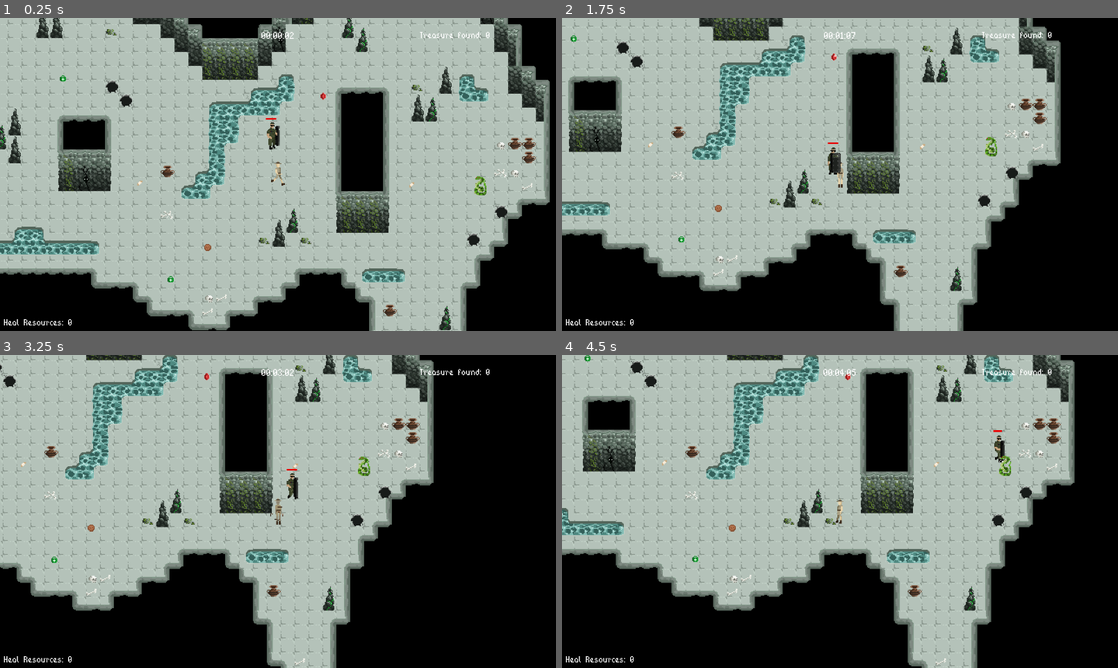
Above: before the commit, frames 1-4 (two rows, left to right).
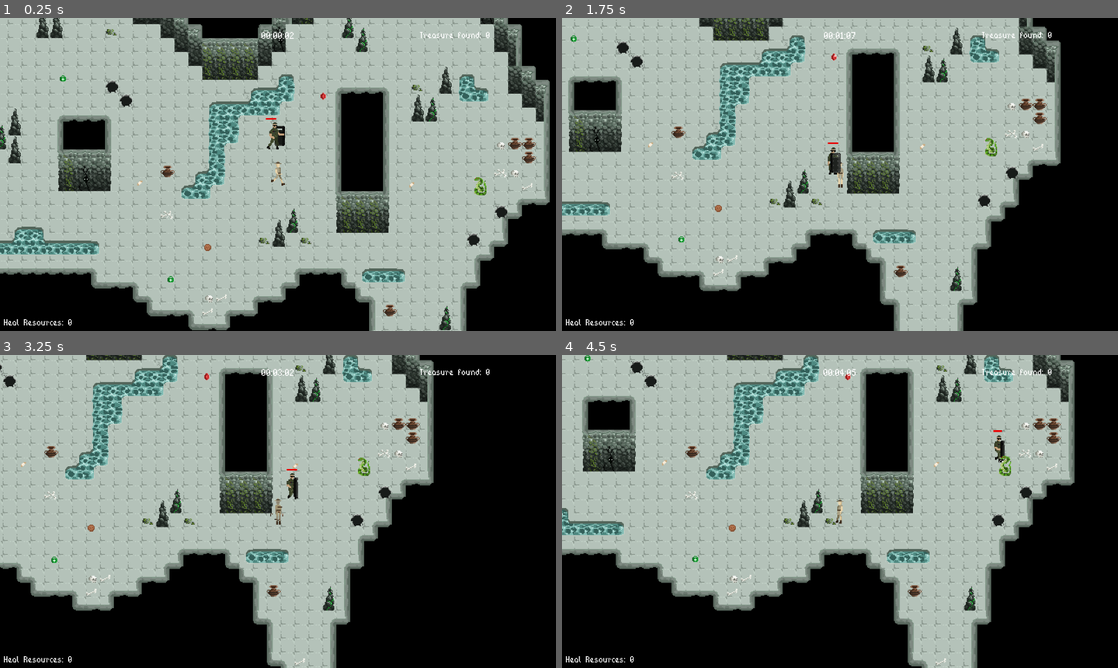
Above: after the commit, the same moments.

Repository: mirogon/Archaeology
Game: Godot game, scene res://Scenes/Main.tscn
Two runs of this game, one before a commit and one after it. Both use one fixed random seed, a clock stepped at 60 frames per second and the inputs below. The engine's default icon, where the game draws it, is replaced by a stand-in: a white triangle on a blue panel in a dark square.
Inputs (mouse positions are in pixels of both pictures, inside the frame that each line leads up to):
- Up to frame 1 (0.25 s): no input
- Up to frame 2 (1.75 s): move the mouse to (962, 158) at 0.52 s; hold Right (ui_right) 0.53-1.28 s; click (962, 158) at 0.67 s; move the mouse to (728, 190) at 1.27 s; hold Down (ui_down) from 1.28 s (still down)
- Up to frame 3 (3.25 s): move the mouse to (333, 442) at 2.02 s; release Down (ui_down) at 2.03 s; hold Right (ui_right) 2.03-2.78 s; move the mouse to (250, 574) at 2.77 s; hold Up (ui_up) from 2.78 s (still down); click (250, 574) at 2.92 s
- Up to frame 4 (4.5 s): move the mouse to (1006, 558) at 3.52 s; release Up (ui_up) at 3.53 s; hold Left (ui_left) from 3.53 s (still down); move the mouse to (673, 464) at 4.27 s

The runs differ from the first frame. In frame 1, 0.2% of the frame differs, in the area x 48-88%, y 33-55%; in frame 2, less than 0.1%; in frame 3, less than 0.1%; in frame 4, nothing differs.

Commit message:
Primitive death screen

Diff:
--- a/Scenes/Main.tscn
+++ b/Scenes/Main.tscn
@@ -1,6 +1,7 @@
-[gd_scene load_steps=11 format=2]
+[gd_scene load_steps=14 format=2]
 
 [ext_resource path="res://Scenes/Player.tscn" type="PackedScene" id=1]
+[ext_resource path="res://Scripts/Ui.gd" type="Script" id=2]
 [ext_resource path="res://Scenes/Room.tscn" type="PackedScene" id=3]
 [ext_resource path="res://Scenes/Soldier.tscn" type="PackedScene" id=5]
 [ext_resource path="res://Scripts/TimerLabel.gd" type="Script" id=9]
@@ -20,6 +21,13 @@
 size = 32
 font_data = ExtResource( 10 )
 
+[sub_resource type="StyleBoxFlat" id=5]
+bg_color = Color( 0, 0, 0, 1 )
+
+[sub_resource type="DynamicFont" id=6]
+size = 241
+font_data = ExtResource( 10 )
+
 [node name="Main" type="Node2D"]
 
 [node name="Room" parent="." instance=ExtResource( 3 )]
@@ -31,6 +39,7 @@
 position = Vector2( -369, 1 )
 
 [node name="UiCanvasLayer" type="CanvasLayer" parent="."]
+script = ExtResource( 2 )
 
 [node name="TimerLabel" type="Label" parent="UiCanvasLayer"]
 anchor_right = 1.0
@@ -68,6 +77,22 @@
 text = "Treasure found: 0"
 script = ExtResource( 13 )
 
+[node name="Dead" type="Panel" parent="UiCanvasLayer"]
+visible = false
+anchor_right = 1.0
+anchor_bottom = 1.0
+custom_styles/panel = SubResource( 5 )
+
+[node name="DeadLabel" type="Label" parent="UiCanvasLayer"]
+visible = false
+modulate = Color( 1, 0, 0, 1 )
+anchor_right = 1.0
+anchor_bottom = 1.0
+custom_fonts/font = SubResource( 6 )
+text = "DED"
+align = 1
+valign = 1
+
 [connection signal="heal_resource_update" from="Player" to="UiCanvasLayer/HealResourceLabel" method="_on_Player_heal_resource_update"]
 [connection signal="treasure_update" from="Player" to="UiCanvasLayer/TreasureLabel" method="_on_Player_treasure_update"]
 [connection signal="timeout" from="UiCanvasLayer/Timer" to="UiCanvasLayer/TimerLabel" method="_on_Timer_timeout"]
--- a/Scenes/Rat.tscn
+++ b/Scenes/Rat.tscn
@@ -75,6 +75,7 @@
 z_index = 1
 frames = SubResource( 67 )
 animation = "Rat_Walk"
+frame = 3
 playing = true
 
 [node name="CollisionShape2D" type="CollisionShape2D" parent="."]
--- a/Scenes/Snake.tscn
+++ b/Scenes/Snake.tscn
@@ -94,7 +94,7 @@
 }, {
 "frames": [ SubResource( 12 ), SubResource( 13 ), SubResource( 14 ), SubResource( 15 ), SubResource( 16 ), SubResource( 17 ), SubResource( 18 ), SubResource( 19 ), SubResource( 20 ) ],
 "loop": true,
-"name": "Snake_idle",
+"name": "Snake_Walk",
 "speed": 12.0
 } ]
 
@@ -109,8 +109,8 @@
 [node name="AnimatedSprite" type="AnimatedSprite" parent="."]
 z_index = 1
 frames = SubResource( 21 )
-animation = "Snake_idle"
-frame = 6
+animation = "Snake_Walk"
+frame = 4
 playing = true
 
 [node name="CollisionShape2D" type="CollisionShape2D" parent="."]
@@ -118,6 +118,3 @@
 shape = SubResource( 22 )
 
 [node name="HealthSystem" parent="." instance=ExtResource( 4 )]
-
-[connection signal="died" from="HealthSystem" to="." method="_on_HealthSystem_died"]
-[connection signal="health_update" from="HealthSystem" to="." method="_on_HealthSystem_health_update"]
--- a/Scenes/Soldier.tscn
+++ b/Scenes/Soldier.tscn
@@ -161,7 +161,6 @@
 position = Vector2( 0, -16 )
 frames = SubResource( 19 )
 animation = "Army_ATK_Right"
-frame = 2
 playing = true
 
 [node name="NavigationMovement" parent="." instance=ExtResource( 2 )]
--- /dev/null
+++ b/Scripts/Ui.gd
@@ -0,0 +1,21 @@
+extends CanvasLayer
+
+
+# Declare member variables here. Examples:
+# var a = 2
+# var b = "text"
+
+
+# Called when the node enters the scene tree for the first time.
+func _ready():
+	get_parent().get_node("Soldier/HealthSystem").connect("died", self, "on_soldier_died")
+
+
+# Called every frame. 'delta' is the elapsed time since the previous frame.
+#func _process(delta):
+#	pass
+
+func on_soldier_died():
+	$Dead.visible = true
+	$DeadLabel.visible = true
+	get_tree().paused = true
